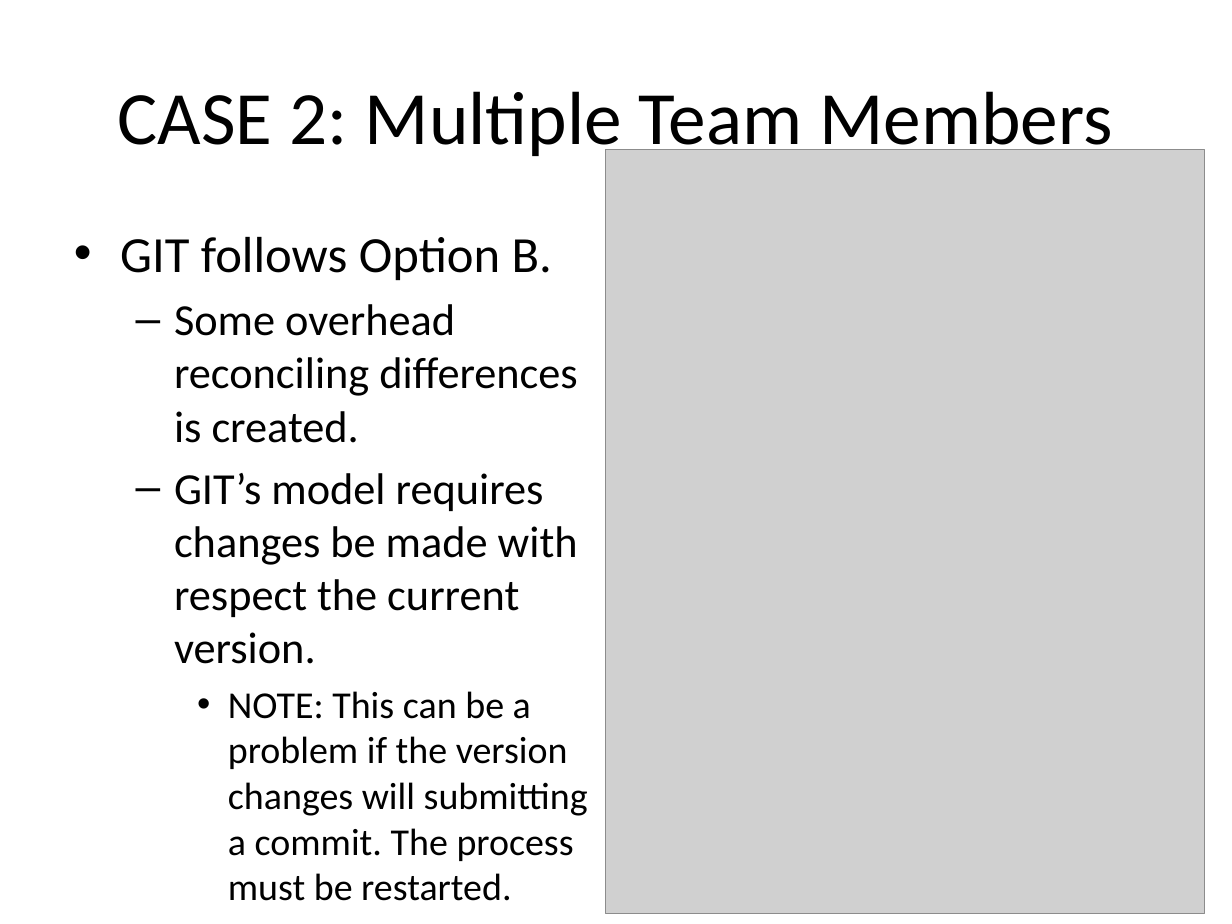
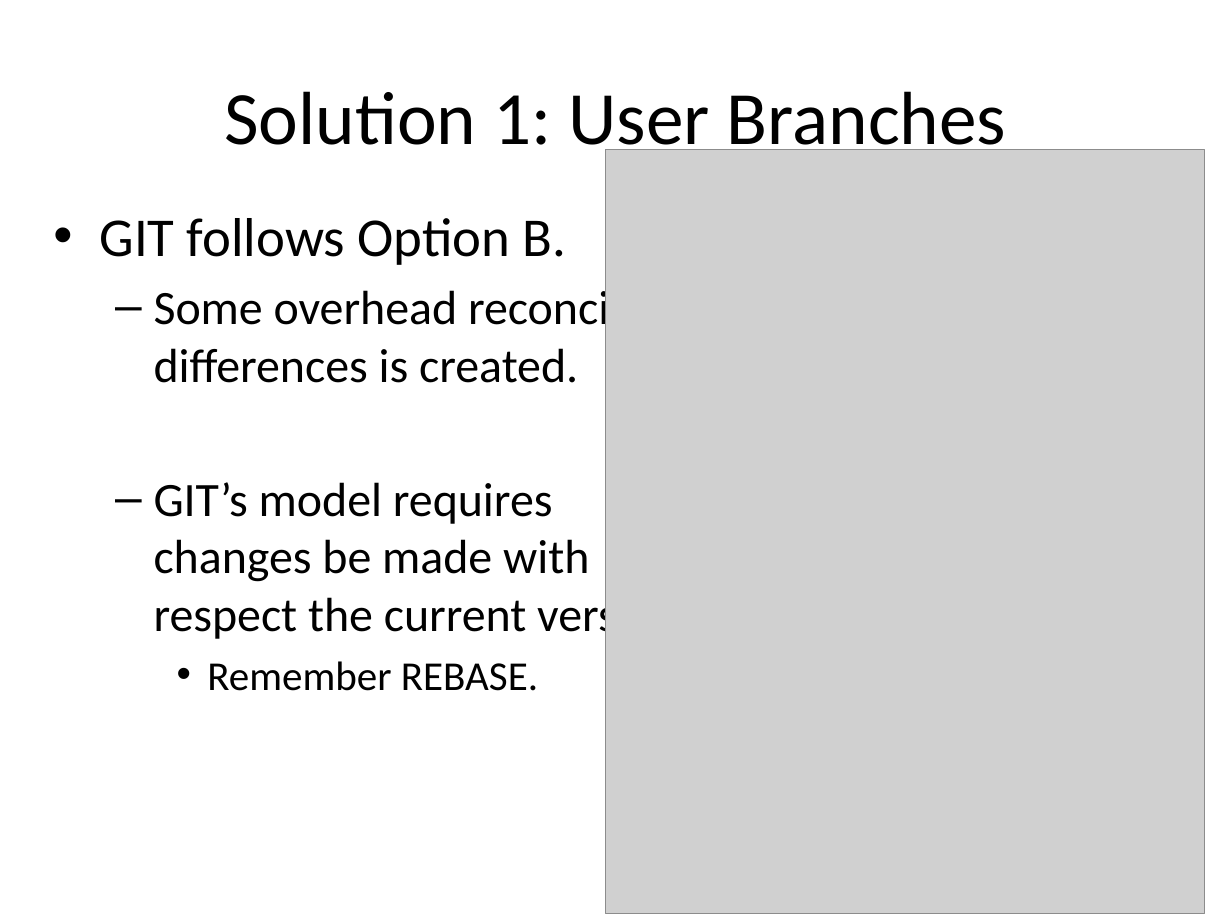
Before and after one commit to c3h899/GIT_Presentatation, a slide deck: slide 16 of Version Control & GIT.pptx (slide 7 before the commit). Drawn at 1232x924 pixels with LibreOffice and Linux fonts; fonts in the diff are those of the drawing; grey boxes stand for pictures. Boxes give left, top, right and bottom in pixels: in the first picture for what was removed or moved away, otherwise in the second. Text is boxed around its words. In the diff, an @@ line names an element or a change of style, - is before the commit and + after.

```diff
--- a/Version Control & GIT.pptx
+++ b/Version Control & GIT.pptx
@@ title at <box>224,91,1006,161</box>: text changed @@
-CASE 2: Multiple Team Members
+Solution 1: User Branches
@@ text "GIT follows Option B.": place and size @@
-text "GIT follows Option B." at <box>120,237,588,901</box>
+text "GIT follows Option B." at <box>100,218,690,691</box>
@@ text at <box>100,218,690,643</box>: size 29.6 to 32 pt in "GIT follows Option B."; size 25.9 to 28 pt in "Some overhead reconciling differences is created.", "GIT’s model requires changes be made with ..." @@
@@ text at <box>207,661,538,691</box>: text changed; size 22.2 to 24 pt @@
-    • NOTE: This can be a problem if the version changes will submitting a commit. The process must be restarted.
+    • Remember REBASE.
```
Also in this commit, not shown: 9 other slides changed, 15 slides added, 1 slide removed, 1 other file.
